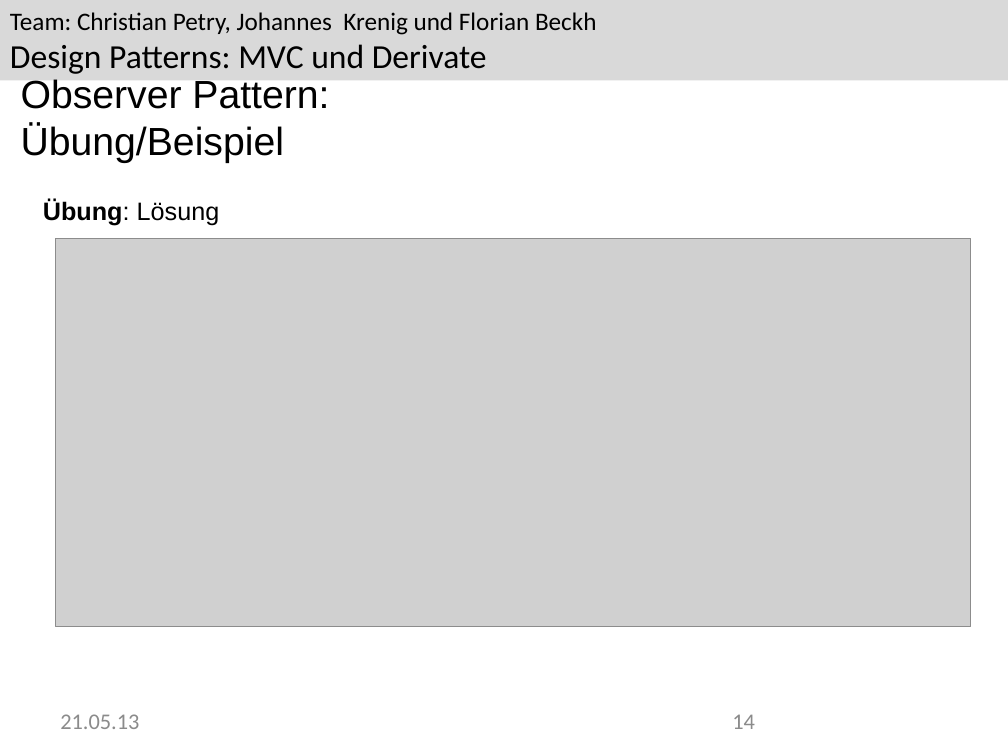
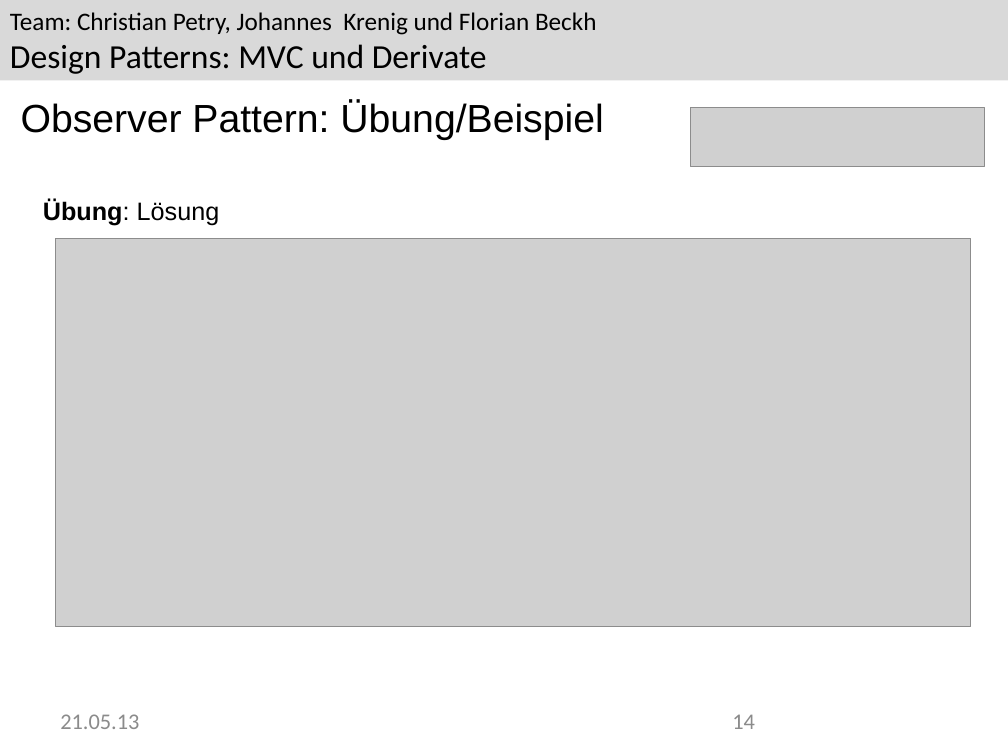
Before and after one commit to Greever/Design-Pattern-MVC, a slide deck: slide 14 of Dokumentation/Praesentation/Praesentation.pptx. Drawn at 1008x756 pixels with LibreOffice and Linux fonts; fonts in the diff are those of the drawing; grey boxes stand for pictures; background and template pictures are left out. Boxes give left, top, right and bottom in pixels: in the first picture for what was removed or moved away, otherwise in the second. Text is boxed around its words. In the diff, an @@ line names an element or a change of style, - is before the commit and + after.

Commit message:
enhanced observer part in presentation

```diff
--- a/Dokumentation/Praesentation/Praesentation.pptx
+++ b/Dokumentation/Praesentation/Praesentation.pptx
@@ text "Observer Pattern: Übung/Beispiel" rewrapped from bbox=[21, 79, 329, 163] to bbox=[21, 101, 603, 140] @@
@@ picture added at bbox=[690, 107, 984, 166] @@
```
Also in this commit, not shown: 10 other slides changed.
